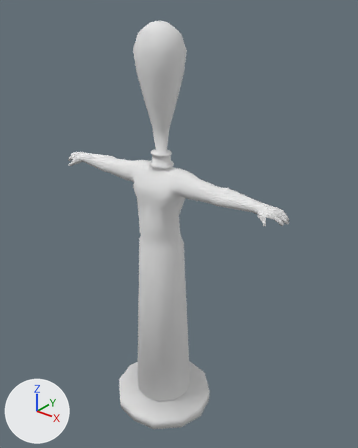
A saved change to the Blender file Modelli/musainquietante_NEW.blend.
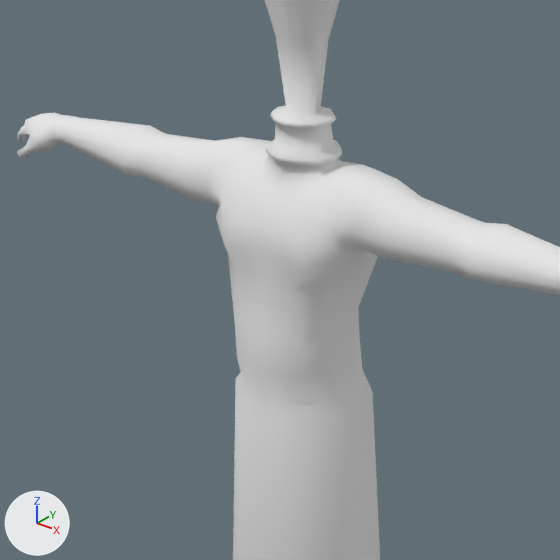
Each version is shown whole from a camera (50 mm lens) standing at (14.28, -16.44, 21.5) and looking at (0.47, 0.83, 10.8), then close up on the part from 18% to 68% of the width and 26% to 66% of the height. The lights are fixed; the arrows at lower left show +X, +Y and +Z.

The first close-up shows 'Musa'.
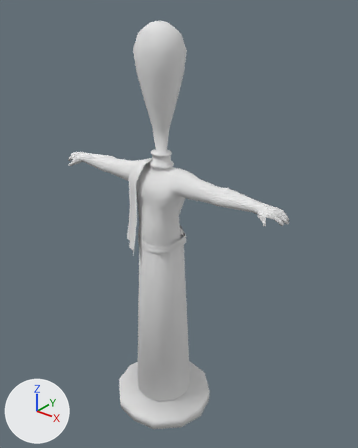
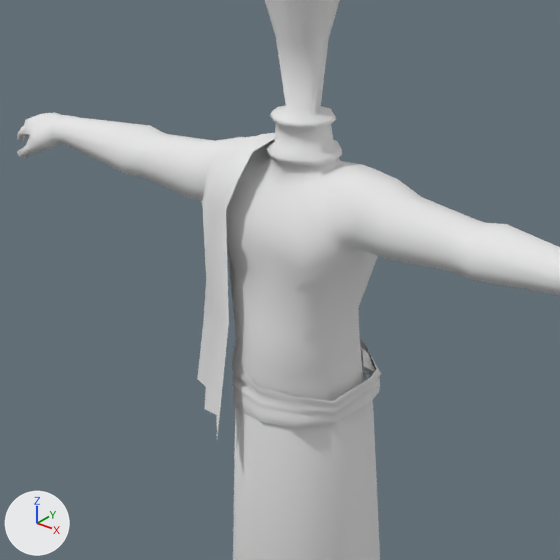
Changed parts and their boxes (x1, y1, x2, y2) in the close-ups (560 x 560 px; the box of a moved part takes in the faces that stretch with it):
'Drappo', shown: after (197, 133, 381, 437)
part 1 of me_cube_000, moved or reshaped (not visible before): after (202, 133, 275, 322)
part 2 of me_cube_000, moved or reshaped (not visible before): after (361, 348, 375, 372)

The change, as a diff of the scene's bpy script:
```diff
--- a/Modelli/musainquietante_NEW.blend.py
+++ b/Modelli/musainquietante_NEW.blend.py
@@ me_cube_000 @@
 me_cube_000.from_pydata(...)  # 192 vertices, 161 faces; spans x -1.49..1.14, y -1.38..1.17, z 9.42..14.33
 # used by ob_drappo; location = (0.0, 0.0, 0.0)
-me_cube_000.vertices[43].co = (0.69, 0.81, 10.59)
-me_cube_000.vertices[45].co = (1.02, 0.58, 10.47)
+# me_cube_000 part 1: all 56 vertices in x -1.49..-0.49, y -1.05..0.94, z 13.19..14.33 are multiplied about their middle by the matrix ((0.994, 0.0, 0.111), (0.0, 1.0, 0.009), (-0.111, -0.009, 0.994)), then moved by (-0.01, 0.0, -0.13)
+# me_cube_000 part 2
+me_cube_000.vertices[43].co = (0.62, 0.76, 10.59)  # pixel (362, 350)
+me_cube_000.vertices[45].co = (0.81, 0.54, 10.47)  # pixel (363, 366)
 me_cube_000.materials.append(mat_material_001)
@@ ob_drappo @@
 ob_drappo.location = (0.0, 0.0, 0.0)
-ob_drappo.hide_viewport = True
```
